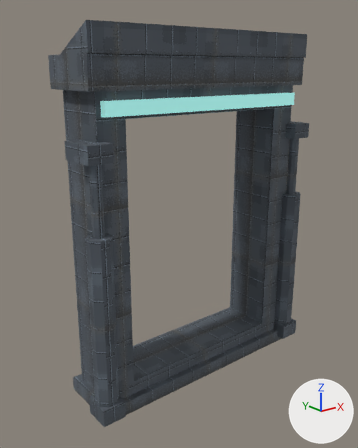
One commit to the glTF model assets/models/batch001/portal/portal_a_blast.glb: the scene before it, then after it.
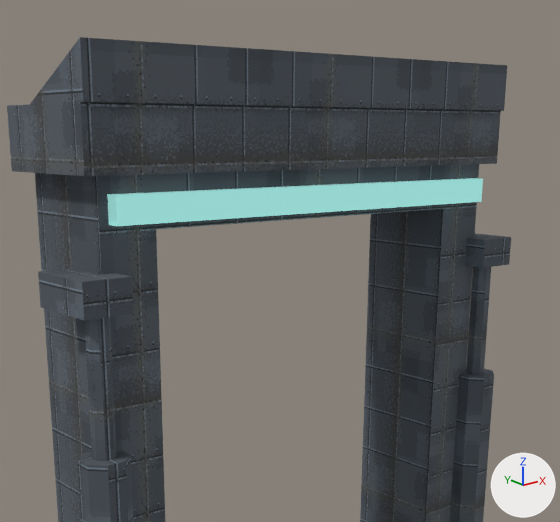
Each version appears first whole from a 50 mm lens placed at (-4.15, -4.9, 4.16), pointed at (-0.16, 0.08, 2.16), and next in a close-up on the part from 12% to 93% of the width and 0% to 60% of the height. The axes (+X, +Y, +Z) are drawn at lower right. The lights are the same throughout. The last two pictures show the newer version.

Before the edit, the objects in view are built like this:
```python
mat_portal_a_blast_band = principled_material('portal_a_blast_band')
mat_portal_a_blast_band.base_color = (0.133, 0.506, 0.471)  # cyan #66bdb7
mat_portal_a_blast_band.roughness = 0.35
mat_portal_a_blast_band.emission_color = (0.237, 0.455, 0.433)  # greyish cyan #86b4b0
mat_portal_a_blast_band.emission_strength = 1.0
me_portal_a_blast = bpy.data.meshes.new('portal_a_blast')
me_portal_a_blast.from_pydata(...)  # 150 vertices, 252 faces; spans x -1.77..1.77, y -0.51..0.51, z 0.0..4.6
# faces by material slot: [240, 12]
me_portal_a_blast.materials.append(mat_portal_a_blast_shell)  # picture img_portal_a_blast_shell_tex
me_portal_a_blast.materials.append(mat_portal_a_blast_band)  # cyan #66bdb7, glowing greyish cyan #86b4b0
ob_portal_a_blast = bpy.data.objects.new('portal_a_blast', me_portal_a_blast)
ob_portal_a_blast.location = (0.0, 0.0, 0.0)
```
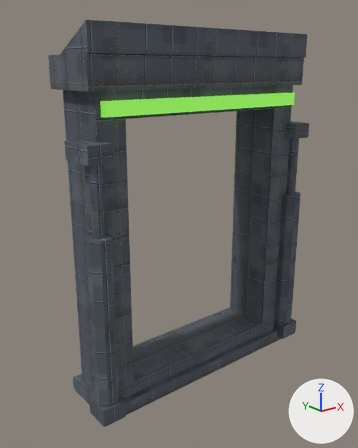
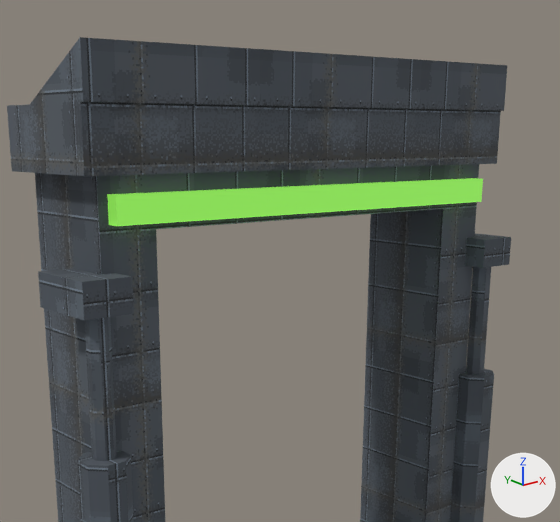
Pixel boxes (x1, y1, x2, y2) of what changed, in the close-ups (560 x 522 px):
'portal_a_blast', recoloured (cyan to green): (99, 168, 483, 235) in both

Edits to the bpy script that builds the scene:
```text
Change mat_portal_a_blast_band:
    mat_portal_a_blast_band.base_color: (0.133, 0.506, 0.471) -> (0.137, 0.4, 0.0471)  # cyan #66bdb7 -> green #67aa3d
    mat_portal_a_blast_band.emission_color: (0.237, 0.455, 0.433) -> (0.188, 0.552, 0.0671)  # greyish cyan #86b4b0 -> green #78c449
```
